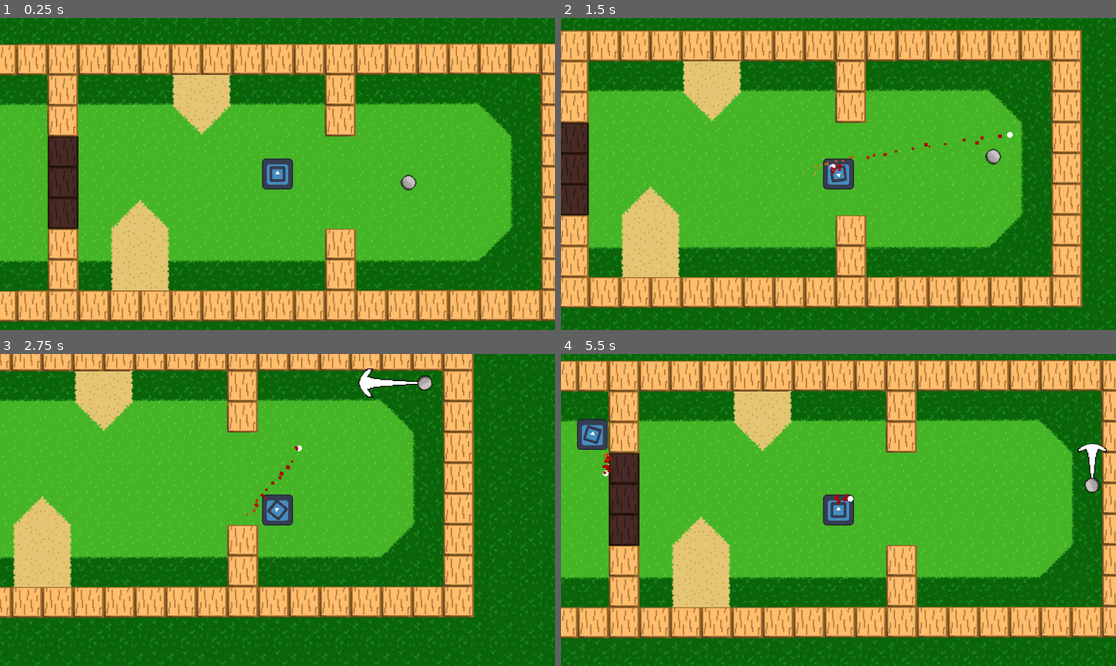
Above: before the commit, frames 1-4 (two rows, left to right).
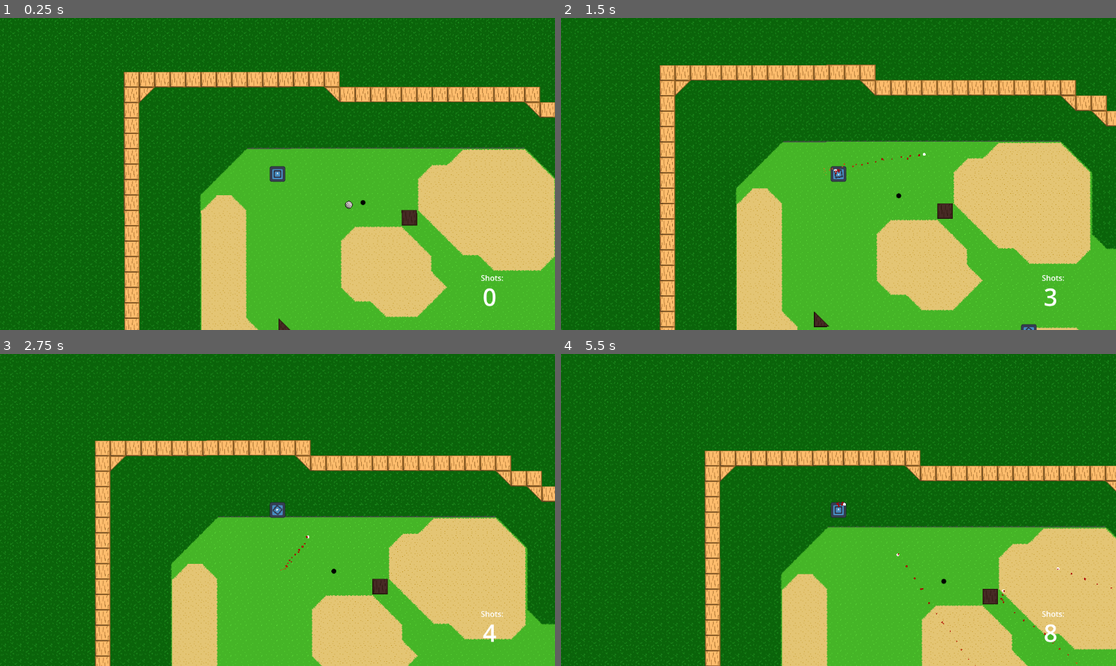
Above: after the commit, the same moments.

Repository: Sabertooth-Software/Bunker-Buster
Game: Godot game, scene res://Scenes/Levels/Hole 4.tscn
Two runs of this game, one before a commit and one after it. Both use one fixed random seed, a clock stepped at 60 frames per second and the inputs below. Before the commit the project starts from res://Scenes/Levels/GolfTiles.tscn. The engine's default icon, where the game draws it, is replaced by a stand-in: a white triangle on a blue panel in a dark square.
Inputs (mouse positions are in pixels of both pictures, inside the frame that each line leads up to):
- Up to frame 1 (0.25 s): no input
- Up to frame 2 (1.5 s): move the mouse to (960, 158) at 0.52 s; press the mouse at (960, 158) at 0.53 s; hold Right (right) 0.53-1.28 s; tap Space (shoot) at 0.8, 1.35 s; move the mouse to (727, 189) at 1.27 s; release the mouse at (727, 189) at 1.28 s; hold S (down) from 1.28 s (still down)
- Up to frame 3 (2.75 s): click (166, 525) at 1.55 s; move the mouse to (333, 441) at 2.02 s; release S (down) at 2.03 s; press the mouse at (333, 441) at 2.03 s; hold Right (right) from 2.03 s (still down); tap Space (shoot) at 2.3 s
- Up to frame 4 (5.5 s): move the mouse to (810, 572) at 2.77 s; release Right (right) at 2.78 s; release the mouse at (810, 572) at 2.78 s; hold Up (up) 2.78-3.53 s; tap Space (shoot) at 2.85, 3.8, 4.35, 5.3 s; click (810, 572) at 3.05 s; move the mouse to (1005, 556) at 3.52 s; press the mouse at (1005, 556) at 3.53 s; hold A (left) 3.53-5.03 s; tap H (debug_finishlevel) at 4.15 s; move the mouse to (672, 463) at 4.27 s; release the mouse at (672, 463) at 4.28 s; click (672, 463) at 4.55 s; move the mouse to (866, 510) at 5.02 s; press the mouse at (866, 510) at 5.03 s; hold S (down) from 5.03 s (still down)

The runs differ from the first frame. In frame 1, 74% of the frame differs, in the area x 0-100%, y 0-100%; in frame 2, 75%; in frame 3, 75%; in frame 4, 79%.
Error after the commit: Invalid call. Nonexistent function 'finish_level' in base 'Node2D (ShotCounter.gd)'. (res://Scripts/MainCharacter.gd:12)

Commit message:
Refactor and add finish states

Diff:
--- a/CounterUI.gd
+++ b/CounterUI.gd
@@ -1,12 +1,9 @@
 extends Control
 
-@onready var _count_text:RichTextLabel= $counter
+@onready var _count_text: RichTextLabel = $counter
 # Called when the node enters the scene tree for the first time.
 func _ready():
-	ShotCounter.update_ui.connect(_on_update_ui)
+	ShotCounter.score_update.connect(_on_score_update)
 
-
-func _on_update_ui(score:int):
-	_count_text.text = (str(score))
-func _process(delta):
-	pass
+func _on_score_update(score: int):
+	_count_text.text = str(score)
--- a/Scenes/Characters/tank.tscn
+++ b/Scenes/Characters/tank.tscn
@@ -42,5 +42,4 @@
 3: ExtResource("6_5xvq7")
 }
 
-[connection signal="terrain_changed" from="TerrainDetector" to="." method="_on_terrain_detector_terrain_changed"]
 [connection signal="terrain_changed" from="TerrainDetector" to="TerrainParticleSpawner" method="_on_terrain_detector_terrain_changed"]
--- a/Scenes/Components/EndResults.gd
+++ b/Scenes/Components/EndResults.gd
@@ -5,7 +5,6 @@
 
 # Called when the node enters the scene tree for the first time.
 func _ready():
-	ShotCounter.end_level.connect(_on_end_level)
 	card.hide()
 
 func set_score(level:String,score:int):
--- a/Scenes/Components/LevelData.gd
+++ b/Scenes/Components/LevelData.gd
@@ -3,7 +3,3 @@
 @export var par:int
 @export var current_level:String
 @export var next_level:String
-
-func _ready():
-	ShotCounter.update_level(par,current_level,next_level)
-	ShotCounter._update_dict(current_level,0)
--- a/Scenes/Levels/Hole 1.tscn
+++ b/Scenes/Levels/Hole 1.tscn
@@ -3,7 +3,7 @@
 [ext_resource type="TileSet" uid="uid://c6cyh055mrm6s" path="res://Assets/TileMaps/GolfTiles.tres" id="1_xapo6"]
 [ext_resource type="PackedScene" uid="uid://dfp2wtw5do8m7" path="res://Scenes/Characters/tank.tscn" id="2_psps8"]
 [ext_resource type="Script" path="res://Scripts/MainCharacter.gd" id="3_kdtad"]
-[ext_resource type="PackedScene" uid="uid://bfc7fafn5cbnj" path="res://Scenes/Bullet.tscn" id="4_3cdn0"]
+[ext_resource type="PackedScene" uid="uid://bfc7fafn5cbnj" path="res://Scenes/bullet.tscn" id="4_3cdn0"]
 [ext_resource type="PackedScene" uid="uid://hh271eak8f3q" path="res://Scenes/Characters/Enemies/red_tank.tscn" id="5_ahov5"]
 [ext_resource type="PackedScene" uid="uid://7sckx3547nbi" path="res://Scenes/Objects/golf_ball.tscn" id="6_x63pp"]
 [ext_resource type="PackedScene" uid="uid://bxv4iggssnkxr" path="res://Scenes/Components/LevelData.tscn" id="7_m8pjt"]
--- a/Scenes/Levels/Hole 2.tscn
+++ b/Scenes/Levels/Hole 2.tscn
@@ -3,7 +3,7 @@
 [ext_resource type="TileSet" uid="uid://c6cyh055mrm6s" path="res://Assets/TileMaps/GolfTiles.tres" id="1_p7pg4"]
 [ext_resource type="PackedScene" uid="uid://dfp2wtw5do8m7" path="res://Scenes/Characters/tank.tscn" id="2_cxxip"]
 [ext_resource type="Script" path="res://Scripts/MainCharacter.gd" id="3_e3te4"]
-[ext_resource type="PackedScene" uid="uid://bfc7fafn5cbnj" path="res://Scenes/Bullet.tscn" id="4_c7qjk"]
+[ext_resource type="PackedScene" uid="uid://bfc7fafn5cbnj" path="res://Scenes/bullet.tscn" id="4_c7qjk"]
 [ext_resource type="PackedScene" uid="uid://hh271eak8f3q" path="res://Scenes/Characters/Enemies/red_tank.tscn" id="5_kskr8"]
 [ext_resource type="PackedScene" uid="uid://7sckx3547nbi" path="res://Scenes/Objects/golf_ball.tscn" id="6_mpryr"]
 [ext_resource type="PackedScene" uid="uid://bqmrrq74v6qiu" path="res://Assets/Objects/Water.tscn" id="7_nmpfx"]
--- a/Scenes/Levels/Hole 3.tscn
+++ b/Scenes/Levels/Hole 3.tscn
@@ -3,7 +3,7 @@
 [ext_resource type="TileSet" uid="uid://c6cyh055mrm6s" path="res://Assets/TileMaps/GolfTiles.tres" id="1_ih55t"]
 [ext_resource type="PackedScene" uid="uid://dfp2wtw5do8m7" path="res://Scenes/Characters/tank.tscn" id="2_eqmkd"]
 [ext_resource type="Script" path="res://Scripts/MainCharacter.gd" id="3_r4sjd"]
-[ext_resource type="PackedScene" uid="uid://bfc7fafn5cbnj" path="res://Scenes/Bullet.tscn" id="4_388ph"]
+[ext_resource type="PackedScene" uid="uid://bfc7fafn5cbnj" path="res://Scenes/bullet.tscn" id="4_388ph"]
 [ext_resource type="PackedScene" uid="uid://hh271eak8f3q" path="res://Scenes/Characters/Enemies/red_tank.tscn" id="5_p6xgu"]
 [ext_resource type="PackedScene" uid="uid://7sckx3547nbi" path="res://Scenes/Objects/golf_ball.tscn" id="6_g4loe"]
 [ext_resource type="PackedScene" uid="uid://bqmrrq74v6qiu" path="res://Assets/Objects/Water.tscn" id="7_5fdf7"]
--- a/Scenes/Levels/Hole 4.tscn
+++ b/Scenes/Levels/Hole 4.tscn
@@ -1,13 +1,17 @@
-[gd_scene load_steps=9 format=3 uid="uid://cd1abkiwr8kk4"]
+[gd_scene load_steps=11 format=3 uid="uid://cd1abkiwr8kk4"]
 
 [ext_resource type="TileSet" uid="uid://c6cyh055mrm6s" path="res://Assets/TileMaps/GolfTiles.tres" id="1_m0gx7"]
 [ext_resource type="PackedScene" uid="uid://dfp2wtw5do8m7" path="res://Scenes/Characters/tank.tscn" id="2_j1a50"]
 [ext_resource type="Script" path="res://Scripts/MainCharacter.gd" id="3_d6nbi"]
-[ext_resource type="PackedScene" uid="uid://bfc7fafn5cbnj" path="res://Scenes/Bullet.tscn" id="4_6actv"]
+[ext_resource type="PackedScene" uid="uid://bfc7fafn5cbnj" path="res://Scenes/bullet.tscn" id="4_6actv"]
 [ext_resource type="PackedScene" uid="uid://hh271eak8f3q" path="res://Scenes/Characters/Enemies/red_tank.tscn" id="5_kgf7q"]
 [ext_resource type="PackedScene" uid="uid://7sckx3547nbi" path="res://Scenes/Objects/golf_ball.tscn" id="6_qun68"]
 [ext_resource type="PackedScene" uid="uid://dk0vl7gvy64nc" path="res://Scenes/Components/GUI.tscn" id="7_xlvsu"]
 [ext_resource type="PackedScene" uid="uid://bxv4iggssnkxr" path="res://Scenes/Components/LevelData.tscn" id="8_4hmhe"]
+[ext_resource type="Script" path="res://Scripts/Objects/Hole.gd" id="9_j4bpm"]
+
+[sub_resource type="CircleShape2D" id="CircleShape2D_jubvk"]
+radius = 6.0
 
 [node name="Node2D" type="Node2D"]
 
@@ -77,7 +81,7 @@
 target = NodePath("")
 
 [node name="GolfBall" parent="." instance=ExtResource("6_qun68")]
-position = Vector2(1175, -64)
+position = Vector2(504, -383)
 
 [node name="GUI" parent="." instance=ExtResource("7_xlvsu")]
 
@@ -85,3 +89,14 @@
 par = 4
 current_level = "Hole 4"
 next_level = "Hole 5"
+
+[node name="Area2D" type="Area2D" parent="."]
+collision_layer = 0
+collision_mask = 64
+script = ExtResource("9_j4bpm")
+
+[node name="CollisionShape2D" type="CollisionShape2D" parent="Area2D"]
+position = Vector2(534, -387)
+shape = SubResource("CircleShape2D_jubvk")
+
+[connection signal="body_entered" from="Area2D" to="Area2D" method="_on_body_entered"]
--- a/Scenes/Objects/golf_ball.tscn
+++ b/Scenes/Objects/golf_ball.tscn
@@ -12,7 +12,7 @@
 radius = 8.75
 
 [node name="GolfBall" type="RigidBody2D"]
-collision_layer = 2
+collision_layer = 66
 collision_mask = 11
 gravity_scale = 2.66454e-15
 continuous_cd = 1
--- a/Scripts/Characters/Tank.gd
+++ b/Scripts/Characters/Tank.gd
@@ -23,6 +23,3 @@
 
 func look(point: Vector2):
 	canon.look_at(point)
-
-func _on_terrain_detector_terrain_changed(new_terrain):
-	print(new_terrain)
--- a/Scripts/Components/SceneManager.gd
+++ b/Scripts/Components/SceneManager.gd
@@ -1,14 +1,7 @@
 extends Node
 
-
-# Called when the node enters the scene tree for the first time.
-func _ready():
-	pass # Replace with function body.
-
+signal scene_changed()
 
 func change_scene(name: String):
 	get_tree().change_scene_to_file("res://Scenes/Levels/"+name+".tscn")
 	print("Changing Scene to "+name)
-# Called every frame. 'delta' is the elapsed time since the previous frame.
-func _process(delta):
-	pass
--- a/Scripts/Components/ShotCounter.gd
+++ b/Scripts/Components/ShotCounter.gd
@@ -1,47 +1,20 @@
 extends Node2D
 
-@onready var shots = 0
 @onready var total_score = 0
 @onready var _par = 0
+
 var scores:Dictionary
 
-var current_level: String
-var next_level: String
+signal shoot()
+signal score_update(score: int)
 
-signal update_ui(score:int)
-signal end_level(hole_score:int,total_score:int,cur_level:String)
-# Called when the node enters the scene tree for the first time.
 func _ready():
-	pass
+	shoot.connect(_on_shoot)
 
-func _update_dict(level:String, score:int):
-	scores[level] = score
-
-func _update_ui():
-	update_ui.emit(shots)
-func update_level(par:int,_current_level:String,_next_level:String): #set par, current level, and next level when level loads
-	_par = par
-	current_level = _current_level
-	next_level = _next_level
-	shots = 0
-	print("Hole Par: " +str(_par))
-	print("Current Level: "+current_level)
-	print("Next Level: "+next_level)
-func increase_shots():
-	shots = shots+1
-	print("Shots: " + str(shots))
-	_update_ui()
-
-func finish_level():
-	total_score = (total_score +(shots-_par))
-	print("Current score is "+str(total_score))
-	scores[current_level] = (shots-_par)
-	for element in scores:
-		end_level.emit(scores[element],total_score,element)
-
-func _on_golf_ball_increase_shot():
-	increase_shots()
-
-
-func _on_player_tank_increase_shot():
-	increase_shots()
+func _on_shoot():
+	var current_scene = get_tree().get_current_scene().scene_file_path
+	if scores.get(current_scene) != null:
+		scores[current_scene] += 1
+	else:
+		scores[current_scene] = 1
+	score_update.emit(scores[current_scene])
--- a/Scripts/MainCharacter.gd
+++ b/Scripts/MainCharacter.gd
@@ -3,14 +3,14 @@
 
 @export var bullet: PackedScene
 
-
 func _process(_delta):
 	if Input.is_action_just_pressed("shoot"):
 		var shooting_vector: Vector2 = get_global_mouse_position() - global_position
 		super.shoot(shooting_vector, bullet)
-		ShotCounter.increase_shots()
+		ShotCounter.shoot.emit()
 	if Input.is_action_just_pressed("debug_finishlevel"):
 		ShotCounter.finish_level()
+
 
 func _physics_process(_delta):
 	super.look(get_global_mouse_position())
--- /dev/null
+++ b/Scripts/Objects/Hole.gd
@@ -0,0 +1,5 @@
+extends Area2D
+
+func _on_body_entered(body):
+	if body is GolfBall:
+		body.queue_free()
--- a/Scripts/Objects/golf_ball.gd
+++ b/Scripts/Objects/golf_ball.gd
@@ -1,4 +1,5 @@
 extends RigidBody2D
+class_name GolfBall
 
 @onready var terrain_detector: TerrainDetector = $TerrainDetector
 @onready var arrow: Node2D = $Arrow
@@ -11,6 +12,7 @@
 var _start_position: Vector2
 var _shoot_vector: Vector2
 var _deccel: float
+var _proportion: float
 
 # Called when the node enters the scene tree for the first time.
 func _ready():
@@ -23,15 +25,15 @@
 		_start_position = get_global_mouse_position()
 	if Input.is_action_pressed("putt"):
 		_shoot_vector = _start_position - get_global_mouse_position()
-		var proportion: float = clampf(_shoot_vector.length()/max_shot_power, 0, 1)
-		arrow.scale.y = proportion * .75
+		_proportion = clampf(_shoot_vector.length()/max_shot_power, 0, 1)
+		arrow.scale.y = _proportion * .75
 		arrow.global_rotation = _shoot_vector.normalized().angle() + (PI/2)
 	if Input.is_action_just_released("putt"):
 		arrow.visible = false
-		_shoot_vector = _shoot_vector.normalized() * speed_modifier
+		_shoot_vector = _shoot_vector.normalized() * speed_modifier * _proportion
 		apply_central_impulse(_shoot_vector)
 		arrow.scale.y = 0
-		ShotCounter.increase_shots()
+		ShotCounter.shoot.emit()
 
 func _physics_process(delta):
 	var slow_vector: Vector2 = lerp(linear_velocity, Vector2.ZERO, _deccel) * -1
--- a/project.godot
+++ b/project.godot
@@ -11,7 +11,7 @@
 [application]
 
 config/name="Go-godot-jam-4"
-run/main_scene="res://Scenes/Levels/GolfTiles.tscn"
+run/main_scene="res://Scenes/Levels/Hole 4.tscn"
 config/features=PackedStringArray("4.0", "Forward Plus")
 config/icon="res://icon.svg"
 
@@ -74,6 +74,7 @@
 2d_physics/layer_4="Enemy"
 2d_physics/layer_5="Projectile"
 2d_physics/layer_6="Terrain"
+2d_physics/layer_7="Ball"
 
 [rendering]
 
